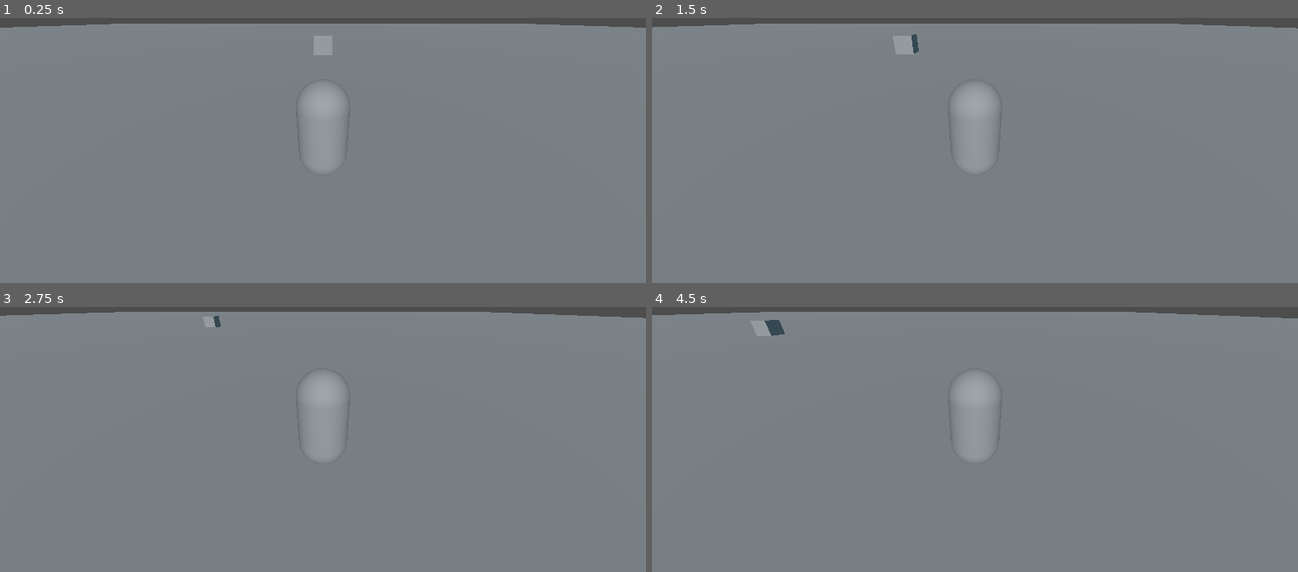
Above: before the commit, frames 1-4 (two rows, left to right).
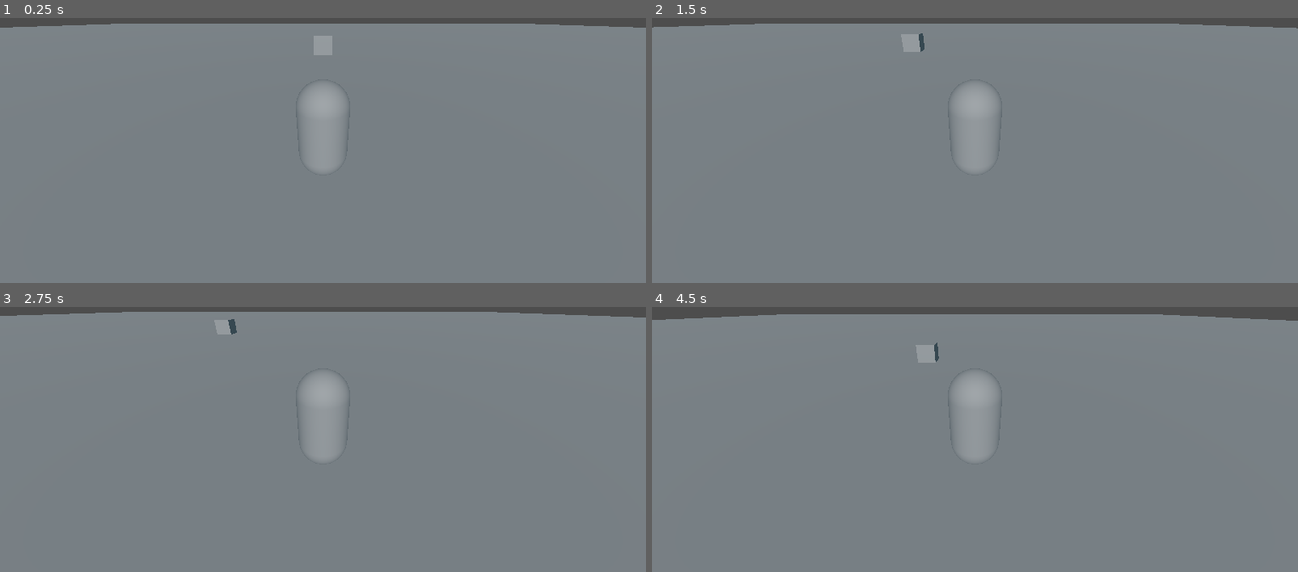
Above: after the commit, the same moments.

Repository: sasankthapa/PirateSoftwareGameJam16
Game: Godot game, scene res://Scene/world_1.tscn
Same seed, same stepped clock (60 frames per second), same inputs: the game is played once before the commit and once after it.
Inputs:
- Up to frame 1 (0.25 s): no input
- Up to frame 2 (1.5 s): tap Enter (ui_accept) at 0.5, 0.6, 0.77, 1.07, 1.35 s; hold Right (ui_right) 0.53-1.28 s; hold Down (ui_down) from 1.28 s (still down)
- Up to frame 3 (2.75 s): tap Enter (ui_accept) at 1.52, 1.82, 2.1 s; release Down (ui_down) at 2.03 s; hold Right (ui_right) from 2.03 s (still down)
- Up to frame 4 (4.5 s): release Right (ui_right) at 2.78 s; hold Up (ui_up) 2.78-3.53 s; tap Enter (ui_accept) at 2.85, 3.02, 3.32, 3.6, 3.77, 4.07, 4.35 s; hold Left (ui_left) from 3.53 s (still down)

The runs differ from the first frame. In frame 1, less than 0.1% of the frame differs, in the area x 9-91%, y 2-4%; in frame 2, 0.2%; in frame 3, 0.3%; in frame 4, 1.4%, in the area x 0-100%, y 1-22%.

Commit message:
changed rigid3d to characterbody

Diff:
--- /dev/null
+++ b/Scene/player.gd
@@ -0,0 +1,28 @@
+extends CharacterBody3D
+
+
+const SPEED = 5.0
+const JUMP_VELOCITY = 4.5
+
+
+func _physics_process(delta: float) -> void:
+	# Add the gravity.
+	if not is_on_floor():
+		velocity += get_gravity() * delta
+
+	# Handle jump.
+	if Input.is_action_just_pressed("ui_accept") and is_on_floor():
+		velocity.y = JUMP_VELOCITY
+
+	# Get the input direction and handle the movement/deceleration.
+	# As good practice, you should replace UI actions with custom gameplay actions.
+	var input_dir := Input.get_vector("ui_left", "ui_right", "ui_up", "ui_down")
+	var direction := (transform.basis * Vector3(input_dir.x, 0, input_dir.y)).normalized()
+	if direction:
+		velocity.x = direction.x * SPEED
+		velocity.z = direction.z * SPEED
+	else:
+		velocity.x = move_toward(velocity.x, 0, SPEED)
+		velocity.z = move_toward(velocity.z, 0, SPEED)
+
+	move_and_slide()
--- a/Scene/player.tscn
+++ b/Scene/player.tscn
@@ -1,14 +1,13 @@
 [gd_scene load_steps=4 format=3 uid="uid://bwrn2350dk4mk"]
 
-[ext_resource type="Script" path="res://Scripts/player.gd" id="1_64kgj"]
+[ext_resource type="Script" path="res://Scene/player.gd" id="1_udjfk"]
 
 [sub_resource type="CapsuleMesh" id="CapsuleMesh_1kjoh"]
 
 [sub_resource type="CapsuleShape3D" id="CapsuleShape3D_bedwv"]
 
-[node name="Player" type="RigidBody3D"]
-lock_rotation = true
-script = ExtResource("1_64kgj")
+[node name="Player" type="CharacterBody3D"]
+script = ExtResource("1_udjfk")
 
 [node name="MeshInstance3D" type="MeshInstance3D" parent="."]
 mesh = SubResource("CapsuleMesh_1kjoh")
@@ -18,4 +17,5 @@
 
 [node name="Camera3D" type="Camera3D" parent="."]
 transform = Transform3D(1, 0, 0, 0, 0.906308, 0.422618, 0, -0.422618, 0.906308, 0, 2, 3)
+current = true
 fov = 90.0
--- a/Scripts/player.gd
+++ /dev/null
@@ -1,11 +0,0 @@
-extends RigidBody3D
-
-
-
-# Called every frame. 'delta' is the elapsed time since the previous frame.
-func _process(delta):
-	var input := Vector3.ZERO
-	input.x = Input.get_axis("ui_left","ui_right")
-	input.z = Input.get_axis("ui_up","ui_down")
-	input=input.normalized()
-	apply_central_force(input * 1200 * delta)
